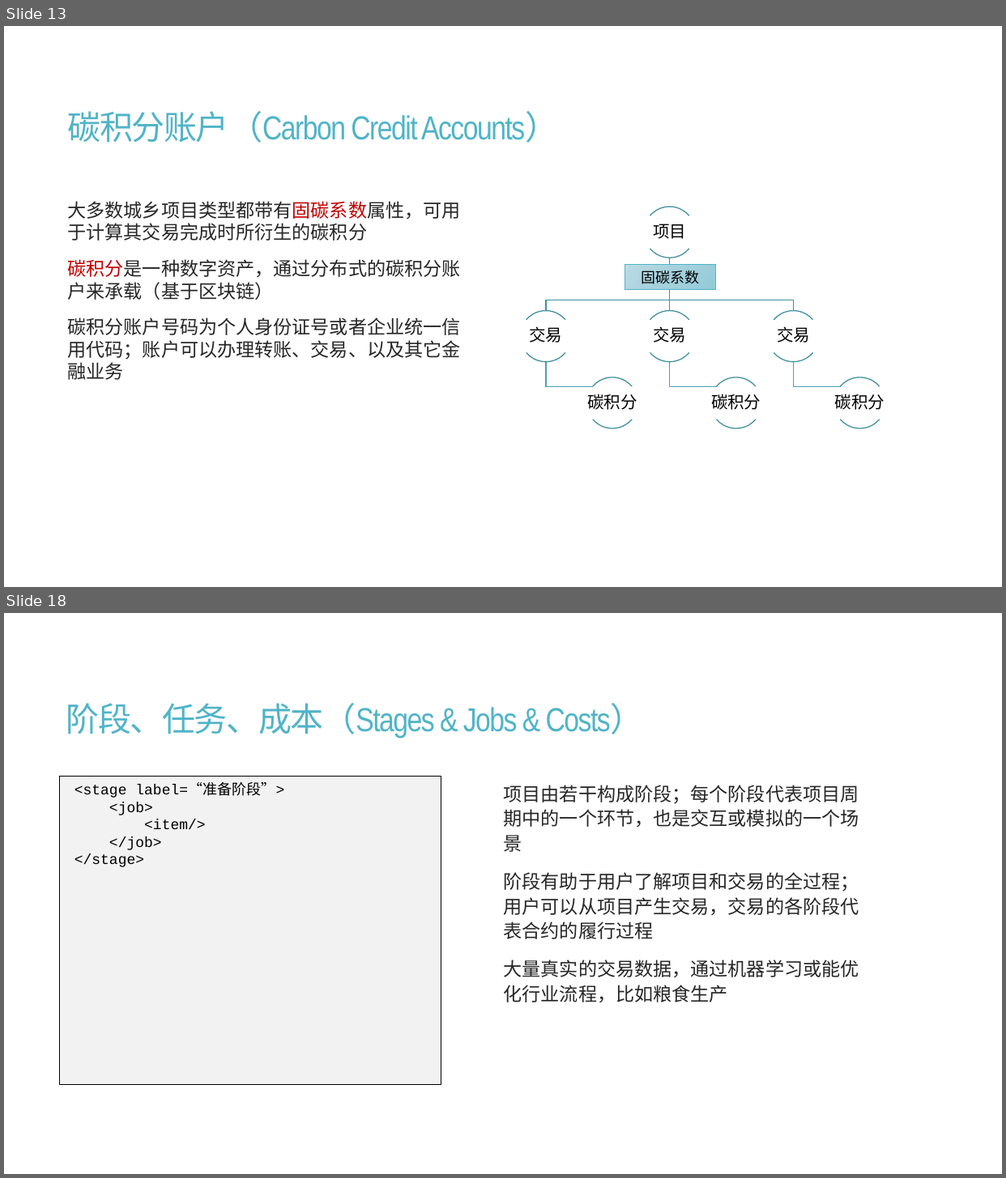
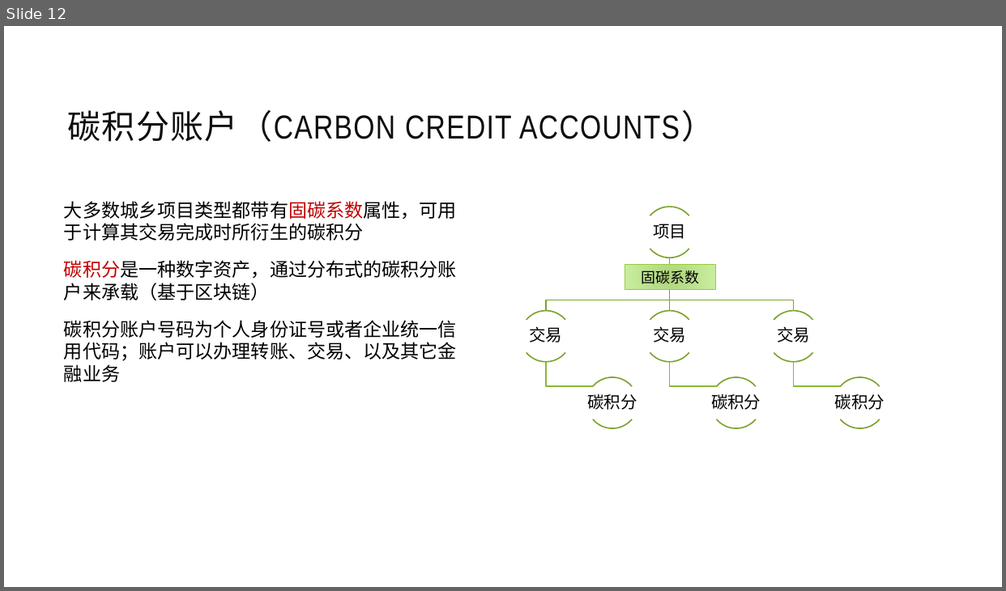
Before and after one commit to jzgi/chainfx, a slide deck: Docs/品链框架.pptx. Shown one above the other, each under a label of ours: slides 13 and 18 before the commit, slide 12 after it; the slides between them are not shown. The pictures are 1006x1178 and 1006x591 pixels, drawn with LibreOffice and Linux fonts; fonts in the diff are those of the drawing. Boxes give left, top, right and bottom in pixels: in the first picture for what was removed or moved away, otherwise in the second. Text is boxed around its words. In the diff, an @@ line names an element or a change of style, - is before the commit and + after.

```diff
--- a/Docs/品链框架.pptx
+++ b/Docs/品链框架.pptx
@@ slide 18 removed at (x1=4, y1=613, x2=1002, y2=1174), background #FFFFFF @@
@@ title removed at (x1=66, y1=703, x2=644, y2=739) @@
-阶段、任务、成本（Stages & Jobs & Costs）
@@ text removed at (x1=59, y1=777, x2=441, y2=1085) @@
-  <stage label=“准备阶段”>
-  <job>
-  <item/>
-  </job>
-  </stage>
@@ text removed at (x1=504, y1=785, x2=859, y2=1003) @@
-项目由若干构成阶段；每个阶段代表项目周期中的一个环节，也是交互或模拟的一个场景
-阶段有助于用户了解项目和交易的全过程；用户可以从项目产生交易，交易的各阶段代表合约的履行过程
-大量真实的交易数据，通过机器学习或能优化行业流程，比如粮食生产
@@ what was slide 13 is now slide 12 @@
@@ slide 12 changed as well @@
@@ title at (x1=68, y1=110, x2=714, y2=142): text changed; text colour #50B4C8 to #0D0D0D @@
-碳积分账户（Carbon Credit Accounts）
+碳积分账户（CARBON CREDIT ACCOUNTS）
@@ text "大多数城乡项目类型都带有固碳系数属性，可用于计算其交易完成时所衍生的碳积分" at (x1=64, y1=201, x2=457, y2=382): text colour #262626 to #000000; more space between paragraphs @@
@@ rectangle "固碳系数" at (x1=625, y1=265, x2=716, y2=290): fill gradient #BDDCE5 to #A5D1DD to #94CBD9 to gradient #B0D57D to #CAEEA0; outline #50B4C8 0.75 pt to #99CB38 0.75 pt @@
@@ outline #49A3B6 1 pt to #8BB833 1.25 pt in 3 elements at (x1=794, y1=362, x2=841, y2=386), (x1=670, y1=362, x2=717, y2=386), (x1=546, y1=362, x2=593, y2=386) @@
@@ outline #4090A0 1 pt to #7BA32D 1.25 pt in 17 elements at (x1=670, y1=258, x2=793, y2=311), (x1=666, y1=258, x2=673, y2=311), (x1=546, y1=258, x2=670, y2=311), (x1=644, y1=207, x2=695, y2=258), (x1=644, y1=207, x2=695, y2=258), (x1=521, y1=311, x2=572, y2=362), (x1=521, y1=311, x2=572, y2=362), (x1=587, y1=378, x2=638, y2=429), (x1=587, y1=378, x2=638, y2=429), (x1=644, y1=311, x2=695, y2=362), (x1=644, y1=311, x2=695, y2=362), (x1=710, y1=378, x2=761, y2=429), (x1=710, y1=378, x2=761, y2=429), (x1=768, y1=311, x2=819, y2=362), (x1=768, y1=311, x2=819, y2=362), (x1=834, y1=378, x2=885, y2=429), (x1=834, y1=378, x2=885, y2=429) @@
```
Also in this commit, not shown: 15 other slides changed, 2 slides added, 19 other slides removed, 17 other files.
